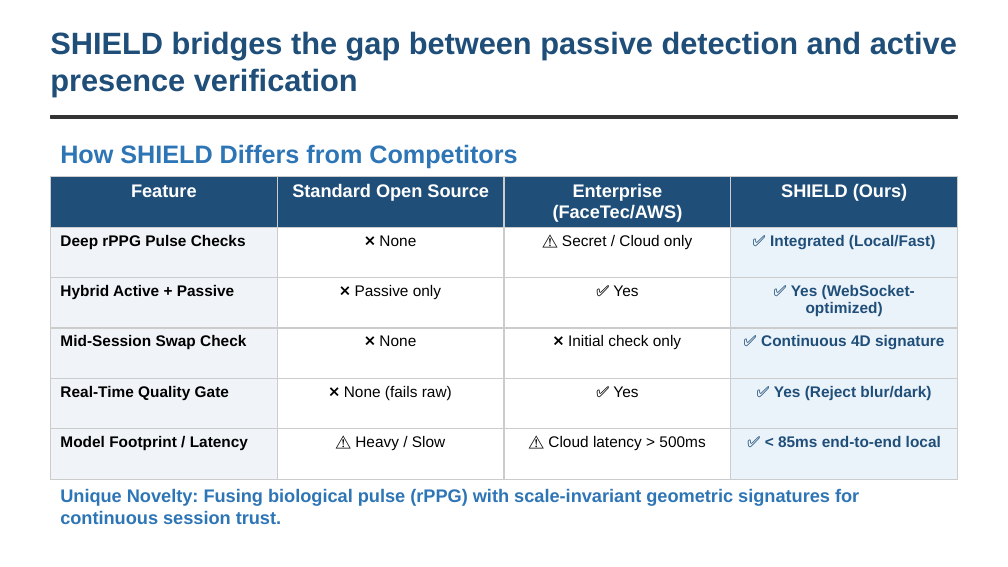
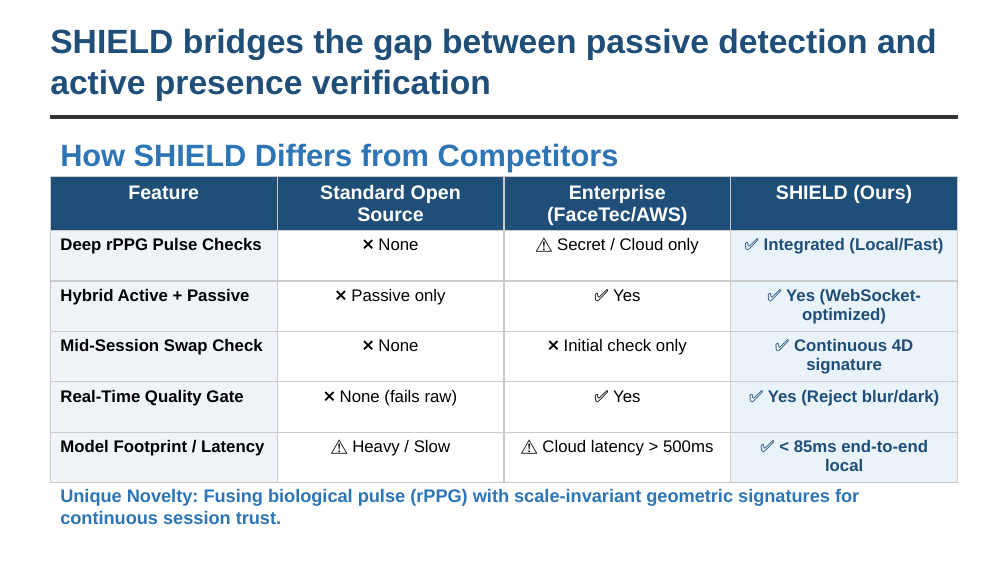
Before and after one commit to sthavirpunwatkar/SHIELD-Secure-Human-Identity-Liveness-Evaluation-Detection, a slide deck: slide 7 of SHIELD_CDAC_Project_Review.pptx. Drawn at 1008x567 pixels with LibreOffice and Linux fonts; fonts in the diff are those of the drawing. Boxes give left, top, right and bottom in pixels: in the first picture for what was removed or moved away, otherwise in the second. Text is boxed around its words. In the diff, an @@ line names an element or a change of style, - is before the commit and + after.

Commit message:
Update CDAC presentation slide script font sizes, text constraints, and fix widget test assertions

```diff
--- a/SHIELD_CDAC_Project_Review.pptx
+++ b/SHIELD_CDAC_Project_Review.pptx
@@ text "SHIELD bridges the gap between ..." at (x1=50, y1=28, x2=937, y2=101): size 22 to 24 pt @@
@@ text "How SHIELD Differs from Competitors" at (x1=60, y1=143, x2=619, y2=171): size 18 to 22 pt @@
@@ table at (x1=50, y1=176, x2=958, y2=479) @@
@@ size 13 to 14 pt in "Feature", "Standard Open Source", "Enterprise (FaceTec/AWS)", "SHIELD (Ours)" @@
@@ size 11 to 12 pt in "Deep rPPG Pulse Checks", "❌ None", "⚠️ Secret / Cloud only", "✅ Integrated (Local/Fast)" and 16 more places @@
@@ borders changed @@
```
Also in this commit, not shown: 9 other slides changed, 2 other files.
